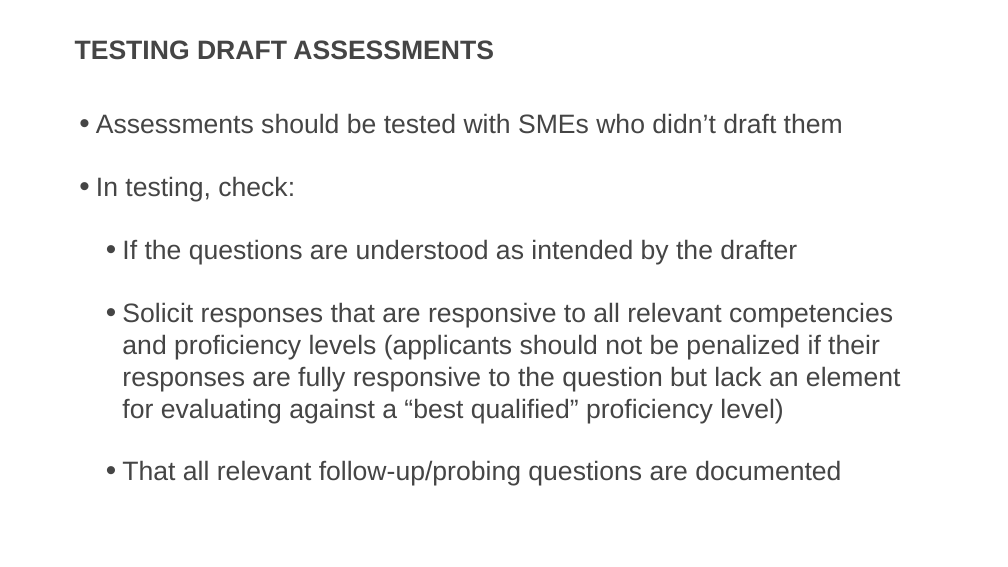
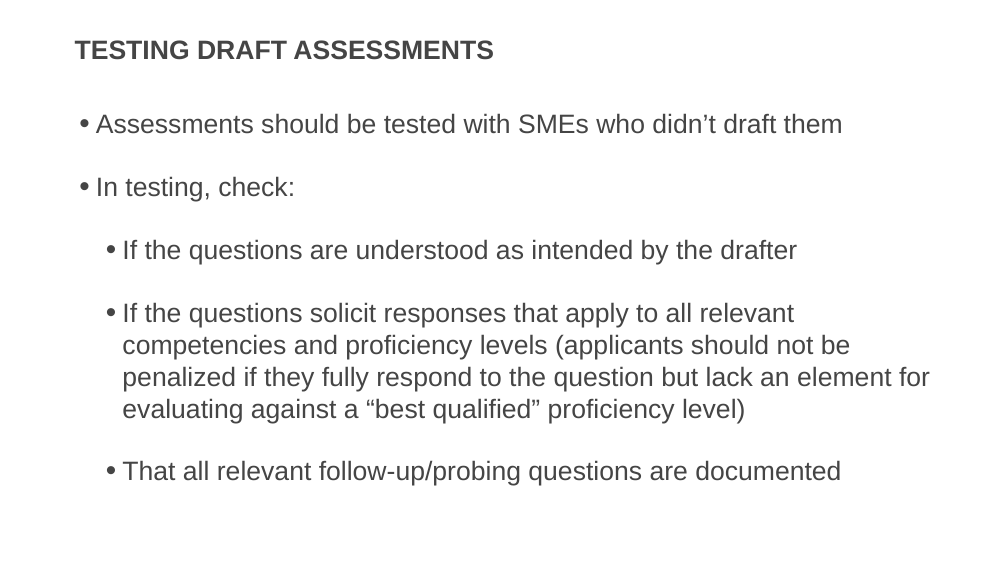
Before and after one commit to usds/SME-QA-Website, a slide deck: slide 61 of toolkit/job-analysis/job-analysis-presentation.pptx (slide 58 before the commit). Drawn at 1008x567 pixels with LibreOffice and Linux fonts; fonts in the diff are those of the drawing. Boxes give left, top, right and bottom in pixels: in the first picture for what was removed or moved away, otherwise in the second. Text is boxed around its words. In the diff, an @@ line names an element or a change of style, - is before the commit and + after.

```diff
--- a/toolkit/job-analysis/job-analysis-presentation.pptx
+++ b/toolkit/job-analysis/job-analysis-presentation.pptx
@@ text at (x1=122, y1=302, x2=930, y2=423): text changed @@
-  • Solicit responses that are responsive to all relevant competencies and proficiency levels (applicants should not be penalized if their responses are fully responsive to the question but lack an element for evaluating against a “best qualified” proficiency level)
+  • If the questions solicit responses that apply to all relevant competencies and proficiency levels (applicants should not be penalized if they fully respond to the question but lack an element for evaluating against a “best qualified” proficiency level)
```
Also in this commit, not shown: 20 other slides changed, 3 slides added.
